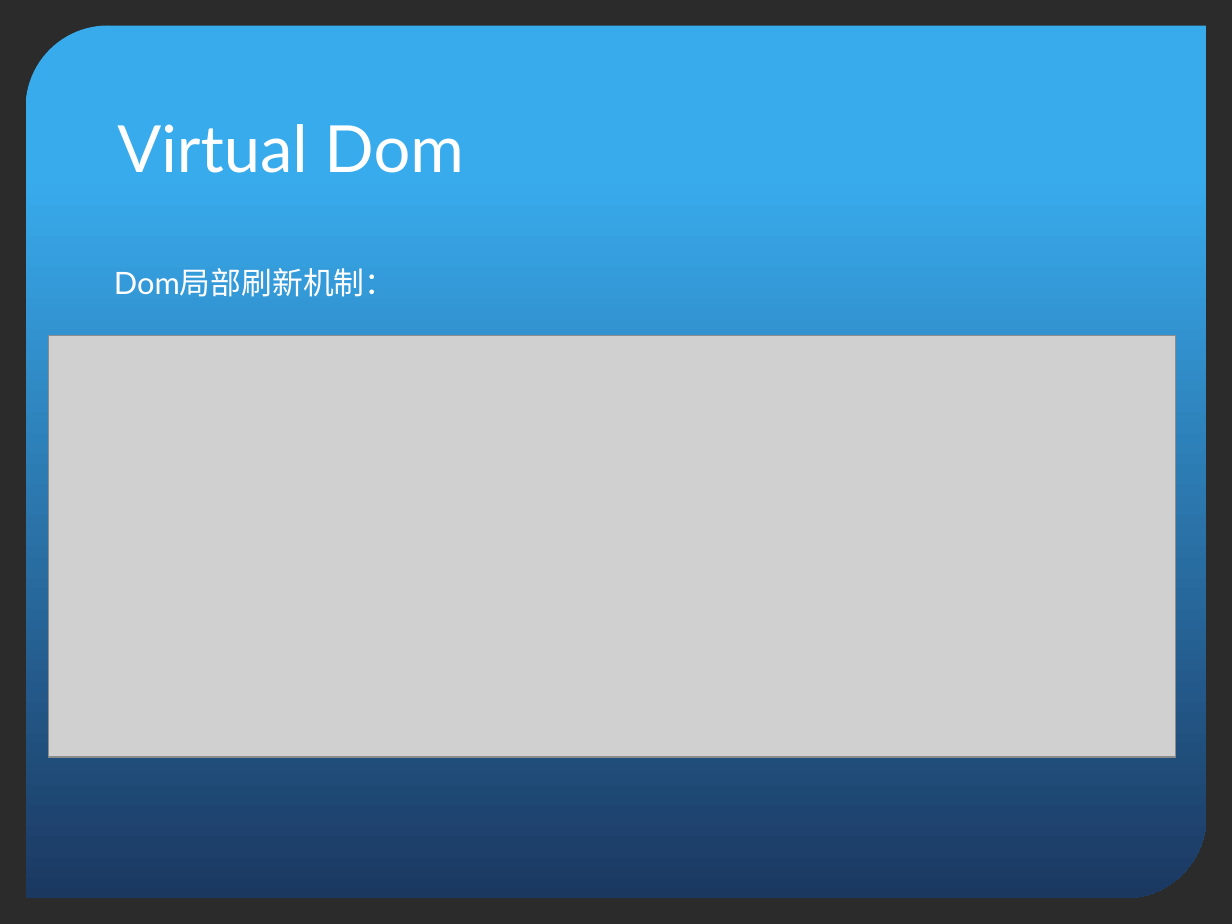
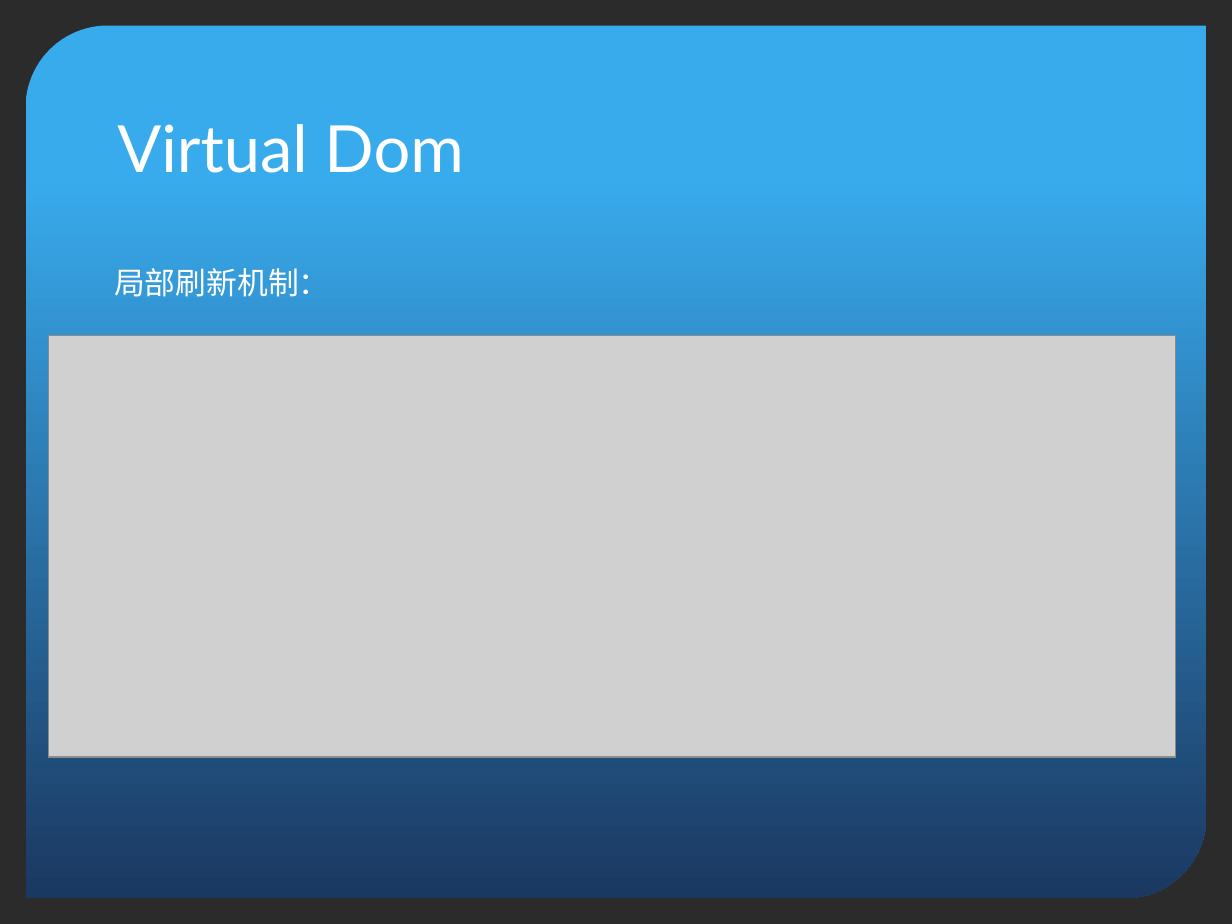
Before and after one commit to kimhou/reactPro, a slide deck: slide 7 of ppt/ReactNative初探.pptx. Drawn at 1232x924 pixels with LibreOffice and Linux fonts; fonts in the diff are those of the drawing; grey boxes stand for pictures; background and template pictures are left out; a plain dark background stands for a picture behind light text. Boxes give left, top, right and bottom in pixels: in the first picture for what was removed or moved away, otherwise in the second. Text is boxed around its words. In the diff, an @@ line names an element or a change of style, - is before the commit and + after.

```diff
--- a/ppt/ReactNative初探.pptx
+++ b/ppt/ReactNative初探.pptx
@@ text at (x1=114, y1=268, x2=330, y2=297): text changed @@
-Dom局部刷新机制：
+局部刷新机制：
```
Also in this commit, not shown: 4 other slides changed, 2 slides added, 1 slide removed, 16 other files.
